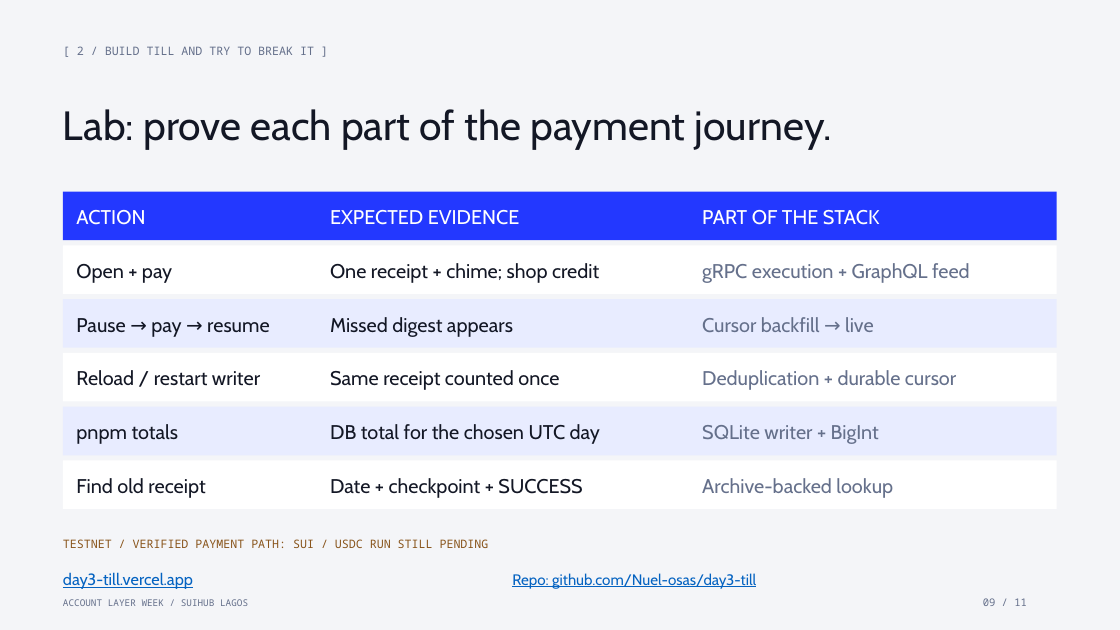
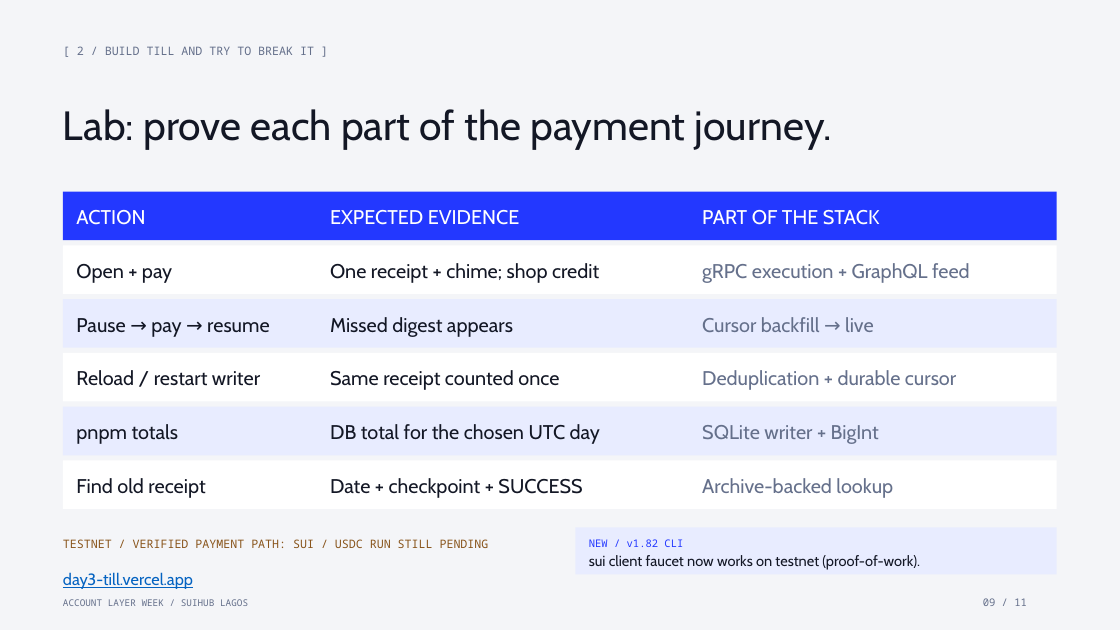
Before and after one commit to Nuel-osas/day3-till, a slide deck: slide 9 of teaching/Day3_Real_Time_Sui.pptx. Drawn at 1120x630 pixels with LibreOffice and Linux fonts; fonts in the diff are those of the drawing. Boxes give left, top, right and bottom in pixels: in the first picture for what was removed or moved away, otherwise in the second. Text is boxed around its words. In the diff, an @@ line names an element or a change of style, - is before the commit and + after.

```diff
--- a/teaching/Day3_Real_Time_Sui.pptx
+++ b/teaching/Day3_Real_Time_Sui.pptx
@@ rectangle added at bbox=[576, 528, 1057, 575], fill #E8ECFF @@
@@ text added at bbox=[589, 539, 683, 547], 9 pt, text #2338FF @@
+NEW / v1.82 CLI
@@ text added at bbox=[589, 555, 920, 570], 12.5 pt, text #131725 @@
+sui client faucet now works on testnet (proof-of-work).
@@ text removed at bbox=[512, 573, 756, 589] @@
-Repo: github.com/Nuel-osas/day3-till
```
Also in this commit, not shown: 6 other slides changed, 5 other files.
